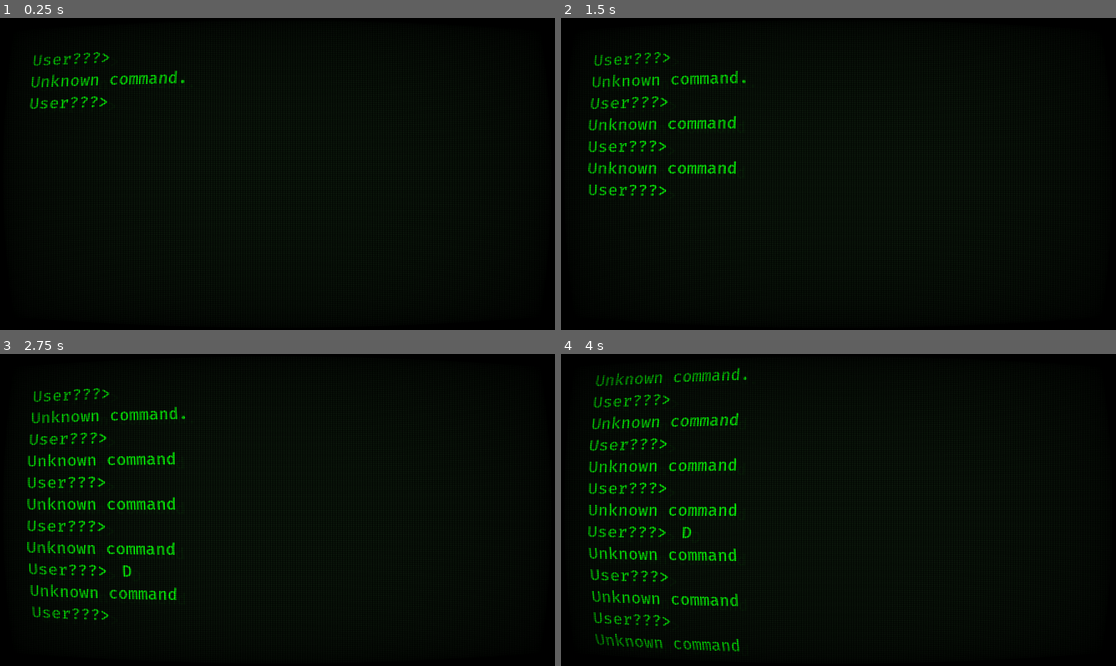
Above: before the commit, frames 1-4 (two rows, left to right).
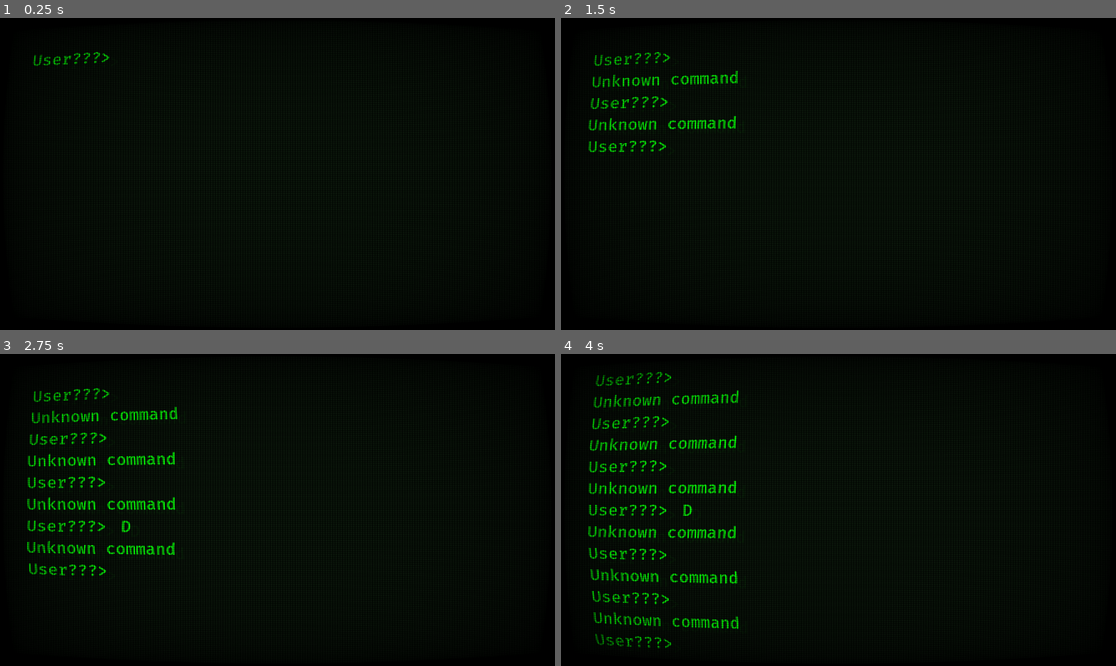
Above: after the commit, the same moments.

Repository: triangle-int/inner-inhabited
Game: Godot game, scene res://scenes/terminal/terminal.tscn
The game is run twice, just before and just after one commit, with the same random seed, the same clock (stepped at 60 frames per second) and the same inputs. This scene is started directly instead of the project's main scene. The engine's default icon, where the game draws it, is replaced by a stand-in: a white triangle on a blue panel in a dark square.
Inputs (mouse positions are in pixels of both pictures, inside the frame that each line leads up to):
- Up to frame 1 (0.25 s): no input
- Up to frame 2 (1.5 s): tap Enter at 0.5, 0.6 s; move the mouse to (960, 158) at 0.52 s; tap Space at 0.77 s; move the mouse to (727, 189) at 1.27 s; right-click (727, 189) at 1.35 s
- Up to frame 3 (2.75 s): tap Space at 1.52 s; tap Enter at 1.55, 2.3 s; move the mouse to (333, 441) at 2.02 s; hold D (delete_node) from 2.03 s (still down)
- Up to frame 4 (4 s): move the mouse to (810, 572) at 2.77 s; release D (delete_node) at 2.78 s; click (810, 572) at 2.85 s; tap Space at 3.02, 3.77 s; tap Enter at 3.05, 3.6 s; move the mouse to (1005, 556) at 3.52 s

The runs differ from the first frame. In frame 1, 0.6% of the frame differs, in the area x 5-34%, y 16-30%; in frame 2, 0.6%; in frame 3, 0.7%; in frame 4, 5.8%, in the area x 6-34%, y 4-96%.

Commit message:
implemented level loading

Diff:
--- a/scenes/levels/test_level.tscn
+++ b/scenes/levels/test_level.tscn
@@ -30,11 +30,22 @@
 script = ExtResource("6_e0uo0")
 counts = Array[ExtResource("5_dtdu5")]([SubResource("Resource_nw370")])
 
-[node name="TestLevel" type="Node2D" node_paths=PackedStringArray("receivers", "root")]
+[node name="TestLevel" type="Control" node_paths=PackedStringArray("receivers", "root")]
+layout_mode = 3
+anchors_preset = 15
+anchor_right = 1.0
+anchor_bottom = 1.0
+grow_horizontal = 2
+grow_vertical = 2
+mouse_filter = 2
 script = ExtResource("1_bimvr")
 sequence = Array[ExtResource("2_6c7n2")]([SubResource("Resource_p071k"), SubResource("Resource_r7g8l"), SubResource("Resource_xhi4g")])
 receivers = [NodePath("BaseSignalNode2"), NodePath("BaseSignalNode3"), NodePath("BaseSignalNode4")]
 root = NodePath("BaseSignalNode")
+
+[node name="LevelUI" parent="." instance=ExtResource("5_mwf1r")]
+layout_mode = 1
+allowed_nodes = Array[PackedScene]([ExtResource("6_tca8u"), ExtResource("6_tca8u")])
 
 [node name="BaseSignalNode" parent="." instance=ExtResource("3_hdv3g")]
 position = Vector2(475, 94)
@@ -50,8 +61,3 @@
 [node name="BaseSignalNode4" parent="." instance=ExtResource("4_ksrk6")]
 position = Vector2(759, 479)
 normal_validator = SubResource("Resource_bgqqs")
-
-[node name="CanvasLayer" type="CanvasLayer" parent="."]
-
-[node name="LevelUI" parent="CanvasLayer" instance=ExtResource("5_mwf1r")]
-allowed_nodes = Array[PackedScene]([ExtResource("6_tca8u"), ExtResource("6_tca8u")])
--- a/scenes/terminal/terminal.tscn
+++ b/scenes/terminal/terminal.tscn
@@ -1,9 +1,21 @@
-[gd_scene load_steps=5 format=3 uid="uid://by61b1vkmlfgw"]
+[gd_scene load_steps=10 format=3 uid="uid://by61b1vkmlfgw"]
 
 [ext_resource type="Script" path="res://scripts/terminal/terminal.gd" id="1_cea4a"]
 [ext_resource type="PackedScene" uid="uid://fhejaqaayb4m" path="res://scenes/terminal/input_line.tscn" id="1_fff5l"]
 [ext_resource type="Material" uid="uid://d3aelfodyn3bn" path="res://materials/terminal_screen_material.tres" id="2_kla3r"]
 [ext_resource type="PackedScene" uid="uid://blxqg5qptkwsa" path="res://scenes/terminal/response_line.tscn" id="2_xdqnh"]
+[ext_resource type="PackedScene" uid="uid://bou72wqxg1rjn" path="res://scenes/levels/test_level.tscn" id="4_g873g"]
+[ext_resource type="Script" path="res://scripts/terminal/command/level.gd" id="5_6fmok"]
+[ext_resource type="Script" path="res://scripts/terminal/command/level_load.gd" id="6_35qbx"]
+
+[sub_resource type="Resource" id="Resource_grxsu"]
+script = ExtResource("5_6fmok")
+id = "TEST"
+level = ExtResource("4_g873g")
+
+[sub_resource type="Resource" id="Resource_kjf4n"]
+script = ExtResource("6_35qbx")
+levels = Array[ExtResource("5_6fmok")]([SubResource("Resource_grxsu")])
 
 [node name="Terminal" type="Control"]
 layout_mode = 3
@@ -12,9 +24,11 @@
 anchor_bottom = 1.0
 grow_horizontal = 2
 grow_vertical = 2
+mouse_filter = 1
 script = ExtResource("1_cea4a")
 input_line_scene = ExtResource("1_fff5l")
 response_line_scene = ExtResource("2_xdqnh")
+commands = Array[Resource("res://scripts/terminal/command/base_command.gd")]([SubResource("Resource_kjf4n")])
 
 [node name="Background" type="ColorRect" parent="."]
 layout_mode = 1
@@ -47,6 +61,15 @@
 [node name="ResponseLine" parent="MarginContainer/LinesContainer" instance=ExtResource("2_xdqnh")]
 layout_mode = 2
 
+[node name="LevelContainer" type="Control" parent="."]
+layout_mode = 1
+anchors_preset = 15
+anchor_right = 1.0
+anchor_bottom = 1.0
+grow_horizontal = 2
+grow_vertical = 2
+mouse_filter = 1
+
 [node name="CRTEffect" type="ColorRect" parent="."]
 material = ExtResource("2_kla3r")
 layout_mode = 1
--- a/scripts/core/level.gd
+++ b/scripts/core/level.gd
@@ -1,7 +1,9 @@
 class_name Level
 extends Node
 
-signal finished(solved: SignalReceiver.SolutionStatus)
+enum SolutionStatus { NOT_SOLVED, ALTERNATIVELY_SOLVED, NORMALLY_SOLVED }
+
+signal finished(status: Level.SolutionStatus)
 
 @export var sequence: Array[SignalInfo]
 @export var receivers: Array[SignalReceiver]
@@ -21,6 +23,10 @@
 		receiver.signal_received.connect(_on_signal_reached_endpoint)
 
 
+func _exit_tree() -> void:
+	current = null
+
+
 func _on_signal_reached_endpoint() -> void:
 	_signals_received += 1
 
@@ -29,35 +35,30 @@
 		return
 
 	var statuses := receivers.map(
-		func(receiver: SignalReceiver) -> SignalReceiver.SolutionStatus: return (
+		func(receiver: SignalReceiver) -> Level.SolutionStatus: return (
 			receiver.get_solution_status()
 		)
 	)
-	var all_alternative := statuses.all(
-		func(status: SignalReceiver.SolutionStatus) -> bool: return (
-			status == SignalReceiver.SolutionStatus.ALTERNATIVELY_SOLVED
-		)
-	)
-	var all_normal := statuses.all(
-		func(status: SignalReceiver.SolutionStatus) -> bool: return (
-			status == SignalReceiver.SolutionStatus.NORMALLY_SOLVED
-		)
-	)
-
 	stop_simulation()
 
-	if all_alternative:
+	if statuses.all(
+		func(status: Level.SolutionStatus) -> bool: return (
+			status == SolutionStatus.ALTERNATIVELY_SOLVED
+		)
+	):
 		print("solved alternatively")
-		finished.emit(SignalReceiver.SolutionStatus.ALTERNATIVELY_SOLVED)
+		finished.emit(SolutionStatus.ALTERNATIVELY_SOLVED)
 		return
 
-	if all_normal:
+	if statuses.all(
+		func(status: Level.SolutionStatus) -> bool: return status == SolutionStatus.NORMALLY_SOLVED
+	):
 		print("solved normally")
-		finished.emit(SignalReceiver.SolutionStatus.NORMALLY_SOLVED)
+		finished.emit(SolutionStatus.NORMALLY_SOLVED)
 		return
 
 	print("not solved")
-	finished.emit(SignalReceiver.SolutionStatus.NOT_SOLVED)
+	finished.emit(SolutionStatus.NOT_SOLVED)
 
 
 func start_simulation() -> void:
--- a/scripts/core/node/receiver.gd
+++ b/scripts/core/node/receiver.gd
@@ -1,7 +1,5 @@
 class_name SignalReceiver
 extends BaseSignalNode
-
-enum SolutionStatus { NOT_SOLVED, ALTERNATIVELY_SOLVED, NORMALLY_SOLVED }
 
 signal signal_received
 
@@ -16,14 +14,14 @@
 	signal_received.emit()
 
 
-func get_solution_status() -> SolutionStatus:
+func get_solution_status() -> Level.SolutionStatus:
 	if alternative_validator != null and alternative_validator.is_valid(_received_signals):
-		return SolutionStatus.ALTERNATIVELY_SOLVED
+		return Level.SolutionStatus.ALTERNATIVELY_SOLVED
 
 	if normal_validator.is_valid(_received_signals):
-		return SolutionStatus.NORMALLY_SOLVED
+		return Level.SolutionStatus.NORMALLY_SOLVED
 
-	return SolutionStatus.NOT_SOLVED
+	return Level.SolutionStatus.NOT_SOLVED
 
 
 func _reset() -> void:
--- a/scripts/core/signal/signal_sender.gd
+++ b/scripts/core/signal/signal_sender.gd
@@ -14,7 +14,7 @@
 	var signal_view := signal_scene.instantiate() as SignalView
 	signal_view.load_signal(signal_info)
 	signal_view.position = start_pos
-	add_child(signal_view)
+	Level.current.add_child(signal_view)
 
 	var tween := get_tree().create_tween()
 	tween.tween_property(signal_view, "position", target.position, time)
--- a/scripts/terminal/command.gd
+++ b/scripts/terminal/command/base_command.gd
@@ -11,10 +11,10 @@
 	return true
 
 
-func execute(command: String) -> String:
-	return _execute(command)
+func execute(command: String, terminal: Terminal) -> String:
+	return _execute(command, terminal)
 
 
-func _execute(_command: String) -> String:
+func _execute(_command: String, _terminal: Terminal) -> String:
 	push_warning("unimplemented!")
 	return "command not implemented yet"
--- /dev/null
+++ b/scripts/terminal/command/level.gd
@@ -0,0 +1,5 @@
+class_name LevelResource
+extends Resource
+
+@export var id: String
+@export var level: PackedScene
--- /dev/null
+++ b/scripts/terminal/command/level_load.gd
@@ -0,0 +1,29 @@
+class_name LevelLoadCommand
+extends BaseTerminalCommand
+
+@export var levels: Array[LevelResource]
+
+
+func _matches_command(string: String) -> bool:
+	if not string.begins_with("L"):
+		return false
+
+	var level_id := string.substr(1)
+	return find_level(level_id) != null
+
+
+func _execute(command: String, terminal: Terminal) -> String:
+	var level_id := command.substr(1)
+	var level := find_level(level_id).level
+	var level_node := level.instantiate() as Level
+
+	terminal.attach_level(level_node)
+
+	return "Loading level %s..." % level_id
+
+
+func find_level(level_id: String) -> LevelResource:
+	var possible_levels := levels.filter(
+		func(level: LevelResource) -> bool: return level.id == level_id
+	)
+	return possible_levels.front() if possible_levels.size() == 1 else null
--- a/scripts/terminal/terminal.gd
+++ b/scripts/terminal/terminal.gd
@@ -1,3 +1,4 @@
+class_name Terminal
 extends Control
 
 @export var input_line_scene: PackedScene
@@ -5,15 +6,21 @@
 @export var commands: Array[BaseTerminalCommand]
 
 @onready var lines_container := $MarginContainer/LinesContainer
+@onready var level_container := $LevelContainer
 
 var _last_input_line: InputLine
+var _is_level_playing: bool
 
 
 func _ready() -> void:
-	next_input_line()
+	clear()
+	_next_input_line()
 
 
 func _unhandled_key_input(event: InputEvent) -> void:
+	if _is_level_playing:
+		return
+
 	if not (event is InputEventKey):
 		return
 
@@ -28,13 +35,13 @@
 		var response := "Unknown command"
 
 		if possible_commands.size() == 1:
-			response = possible_commands.front().execute(string)
+			response = possible_commands.front().execute(string, self)
 
 		var line := response_line_scene.instantiate() as ResponseLine
 		lines_container.add_child(line)
 		line.set_response_text(response)
 
-		next_input_line()
+		_next_input_line()
 		return
 
 	if event.keycode == KEY_BACKSPACE or event.keycode == KEY_DELETE:
@@ -51,6 +58,24 @@
 	_last_input_line.add_text(new_symbol)
 
 
-func next_input_line() -> void:
+func _next_input_line() -> void:
 	_last_input_line = input_line_scene.instantiate()
 	lines_container.add_child(_last_input_line)
+
+
+func clear() -> void:
+	_last_input_line = null
+
+	for child in lines_container.get_children():
+		child.queue_free()
+
+
+func attach_level(level: Level) -> void:
+	level_container.add_child(level)
+	_is_level_playing = true
+
+	level.finished.connect(func(_status: Level.SolutionStatus) -> void:
+		push_warning("proper level finish not implemented")
+		_is_level_playing = false
+		level_container.get_children().front().queue_free()
+	)
